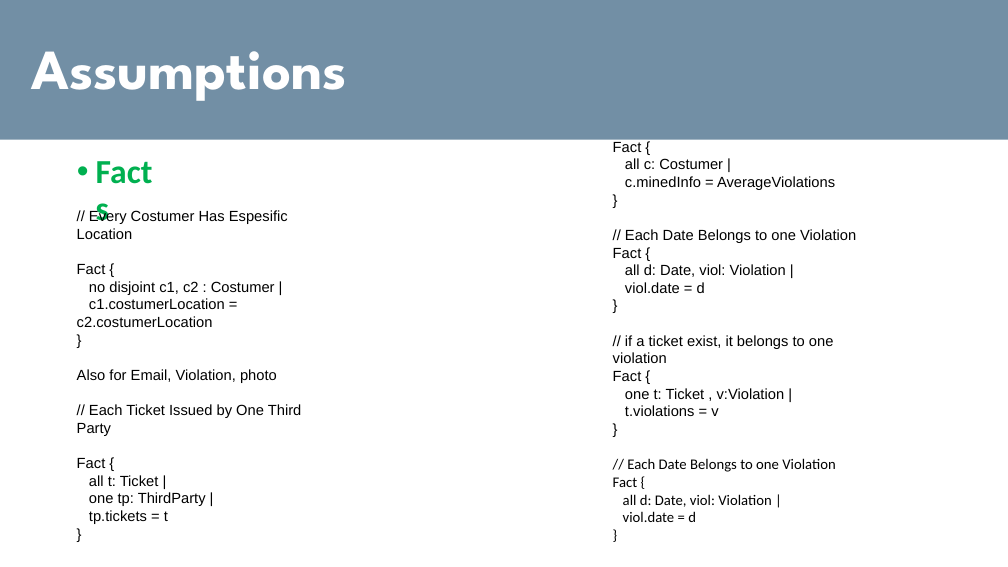
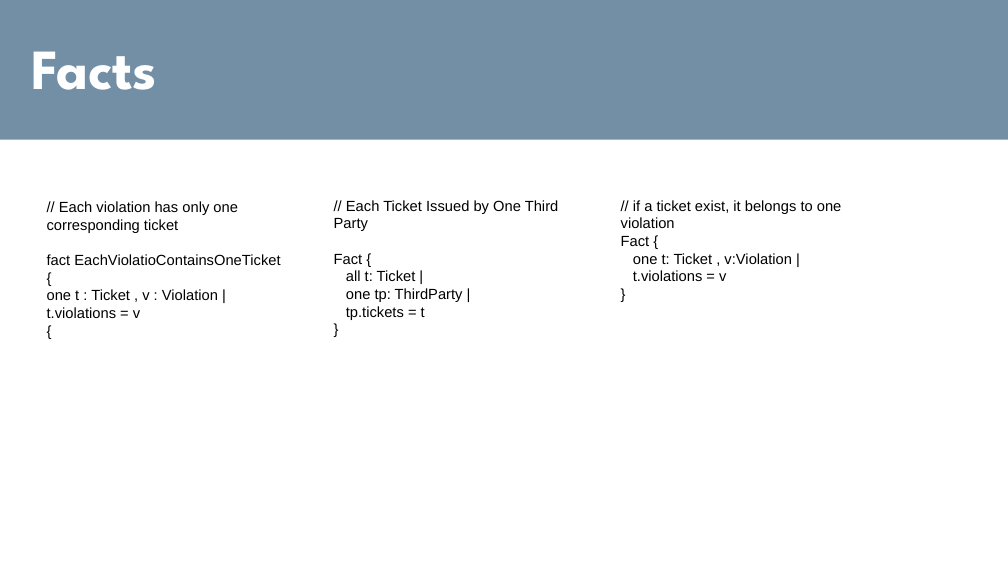
Before and after one commit to TiberioG/SoftwareEngineering2Polimi, a slide deck: slide 8 of Presentation1.pptx (slide 9 before the commit). Drawn at 1008x567 pixels with LibreOffice and Linux fonts; fonts in the diff are those of the drawing. Boxes give left, top, right and bottom in pixels: in the first picture for what was removed or moved away, otherwise in the second. Text is boxed around its words. In the diff, an @@ line names an element or a change of style, - is before the commit and + after.

```diff
--- a/Presentation1.pptx
+++ b/Presentation1.pptx
@@ text at (x1=31, y1=51, x2=157, y2=90): text changed @@
-Assumptions
+Facts
@@ text at (x1=613, y1=142, x2=856, y2=293): paragraphs removed @@
-// Every User Just Can Use No.1 Service Of Mining Module, AverageViolations
-Fact {
-all c: Costumer |
-c.minedInfo = AverageViolations
-}
-// Each Date Belongs to one Violation
-Fact {
-all d: Date, viol: Violation |
-viol.date = d
-}
@@ text removed at (x1=70, y1=151, x2=172, y2=196) @@
-• Facts
@@ text "// if a ticket exist, ..." moved from (x1=613, y1=142, x2=856, y2=522) to (x1=621, y1=200, x2=842, y2=281) @@
@@ text at (x1=47, y1=201, x2=280, y2=318): text changed @@
-// Every Costumer Has Espesific Location
-Fact {
-no disjoint c1, c2 : Costumer |
-c1.costumerLocation = c2.costumerLocation
-}
-Also for Email, Violation, photo
-// Each Ticket Issued by One Third Party
-Fact {
-all t: Ticket |
-one tp: ThirdParty |
-tp.tickets = t
-}
+// Each violation has only one corresponding ticket
+fact EachViolatioContainsOneTicket {
+one t : Ticket , v : Violation |
+t.violations = v
+{
@@ text added at (x1=334, y1=200, x2=559, y2=320), 14 pt, text #000000 @@
+// Each Ticket Issued by One Third Party
+Fact {
+all t: Ticket |
+one tp: ThirdParty |
+tp.tickets = t
+}
@@ text at (x1=613, y1=458, x2=835, y2=522): paragraphs removed @@
-// Each Date Belongs to one Violation
-Fact {
-all d: Date, viol: Violation |
-viol.date = d
-}
```
Also in this commit, not shown: 2 other slides changed, 2 other files.
